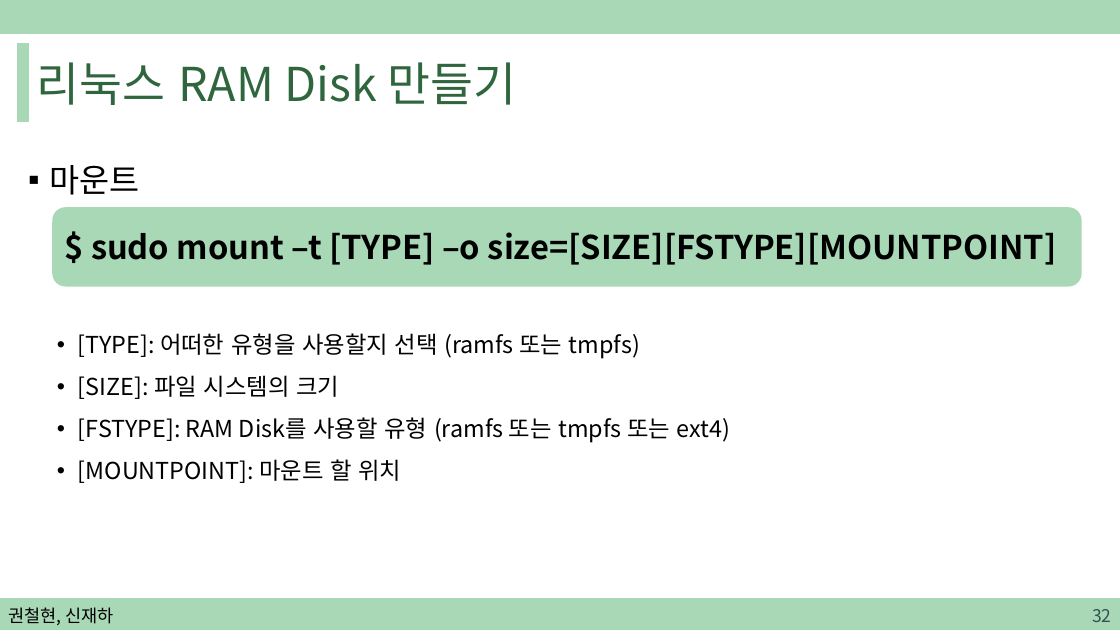
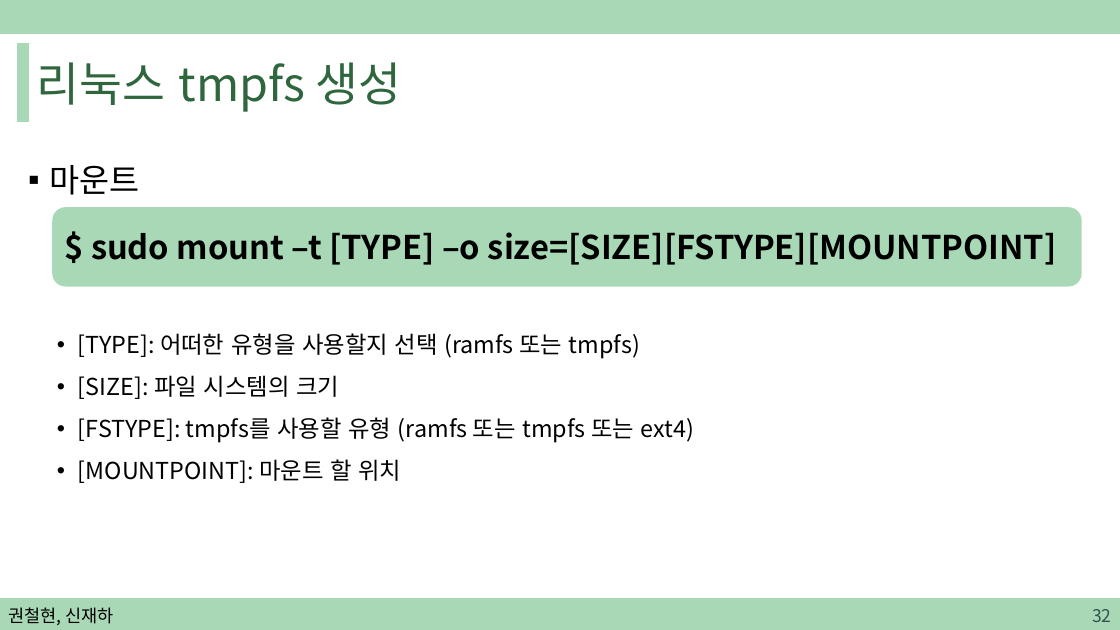
Before and after one commit to sjh4287/capston, a slide deck: slide 32 of 2022.02.18/권철현,신재하.pptx. Drawn at 1120x630 pixels with LibreOffice and Linux fonts; fonts in the diff are those of the drawing. Boxes give left, top, right and bottom in pixels: in the first picture for what was removed or moved away, otherwise in the second. Text is boxed around its words. In the diff, an @@ line names an element or a change of style, - is before the commit and + after.

```diff
--- a/2022.02.18/권철현,신재하.pptx
+++ b/2022.02.18/권철현,신재하.pptx
@@ title at (x1=37, y1=62, x2=401, y2=112): text changed @@
-리눅스 RAM Disk 만들기
+리눅스 tmpfs 생성
@@ text at (x1=78, y1=417, x2=694, y2=443): text changed @@
-  • [FSTYPE]: RAM Disk를 사용할 유형 (ramfs 또는 tmpfs 또는 ext4)
+  • [FSTYPE]: tmpfs를 사용할 유형 (ramfs 또는 tmpfs 또는 ext4)
```
Also in this commit, not shown: 12 other slides changed, 1 slide added.
